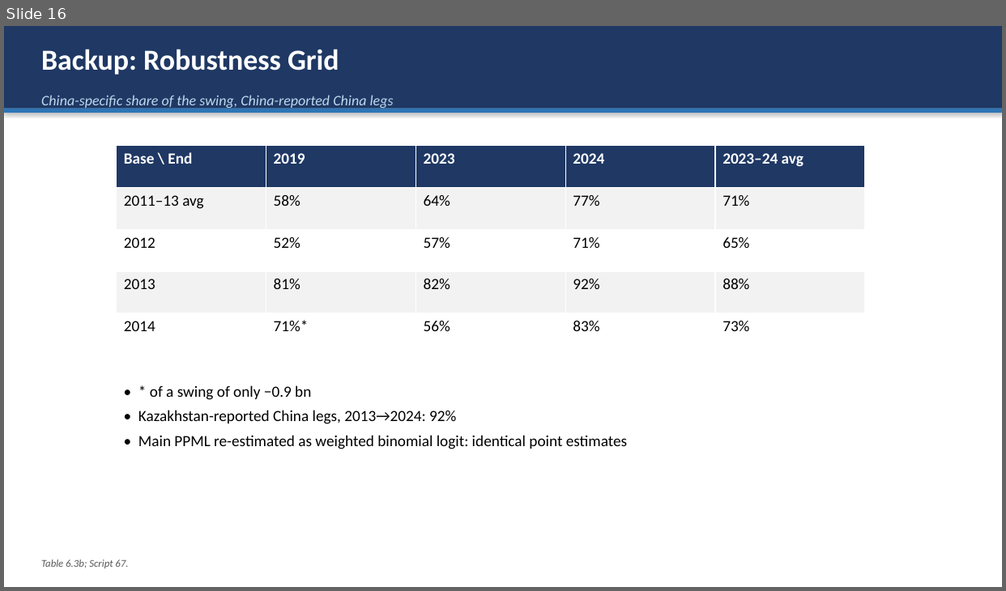
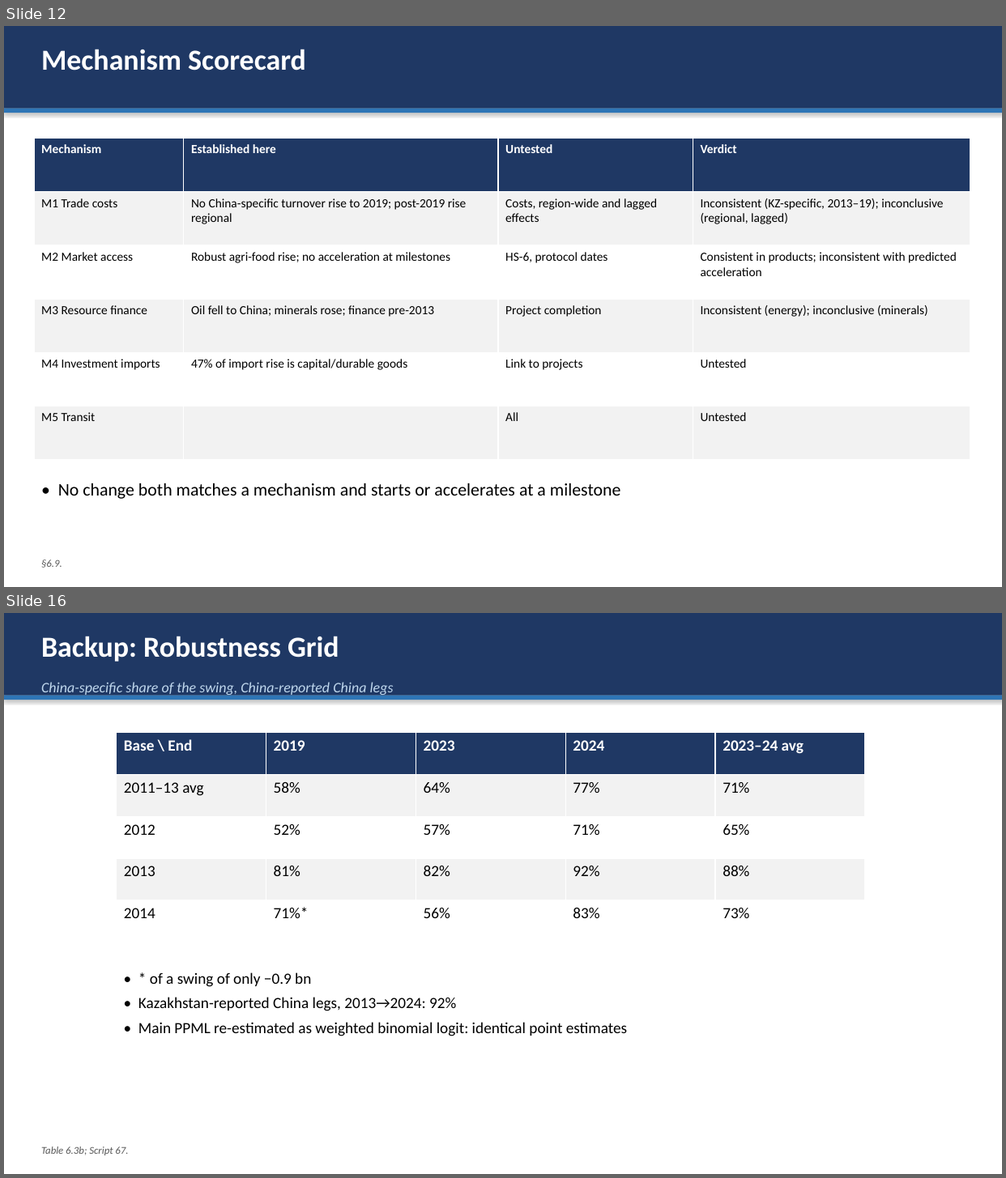
Before and after one commit to omirbeknikar-ship-it/dissertation-final, a slide deck: Paper/defense_presentation.pptx. Shown one above the other, each under a label of ours: slide 16 before the commit, slides 12 and 16 after it; the slides between them are not shown. The pictures are 1006x591 and 1006x1178 pixels, drawn with LibreOffice and Linux fonts; fonts in the diff are those of the drawing. Boxes give left, top, right and bottom in pixels: in the first picture for what was removed or moved away, otherwise in the second. Text is boxed around its words. In the diff, an @@ line names an element or a change of style, - is before the commit and + after.

Commit message:
Final validation: balance vs relationship, turnover, mechanism scorecard, dated milestones and alternative break years, extended comparators, narrowed conclusions; rewritten supervisor reply, slides and script

```diff
--- a/Paper/defense_presentation.pptx
+++ b/Paper/defense_presentation.pptx
@@ slide 12 added at <box>4,26,1002,587</box>, background #FFFFFF @@
@@ rectangle added at <box>4,26,1002,587</box>, fill #FFFFFF @@
@@ rectangle added at <box>4,26,1002,109</box>, fill #1F3864 @@
@@ text added at <box>41,49,306,71</box>, 28 pt, text #FFFFFF, bold @@
+Mechanism Scorecard
@@ rectangle added at <box>4,109,1002,113</box>, fill #2E75B6 @@
@@ table added at <box>34,139,970,460</box>, 6 rows, 4 columns @@
+Mechanism | Established here | Untested | Verdict
+M1 Trade costs | No China-specific turnover rise to 2019; post-2019 rise regional | Costs, region-wide and lagged effects | Inconsistent (KZ-specific, 2013–19); inconclusive (regional, lagged)
+M2 Market access | Robust agri-food rise; no acceleration at milestones | HS-6, protocol dates | Consistent in products; inconsistent with predicted acceleration
+M3 Resource finance | Oil fell to China; minerals rose; finance pre-2013 | Project completion | Inconsistent (energy); inconclusive (minerals)
+M4 Investment imports | 47% of import rise is capital/durable goods | Link to projects | Untested
+M5 Transit |  | All | Untested
@@ text added at <box>58,484,621,499</box>, 17 pt, text #000000 @@
+• No change both matches a mechanism and starts or accelerates at a milestone
@@ text added at <box>41,560,62,568</box>, 10 pt, text #595959, italic @@
+§6.9.
```
Also in this commit, not shown: 12 slides changed, 2 other slides added, 3 slides removed, 26 other files.
